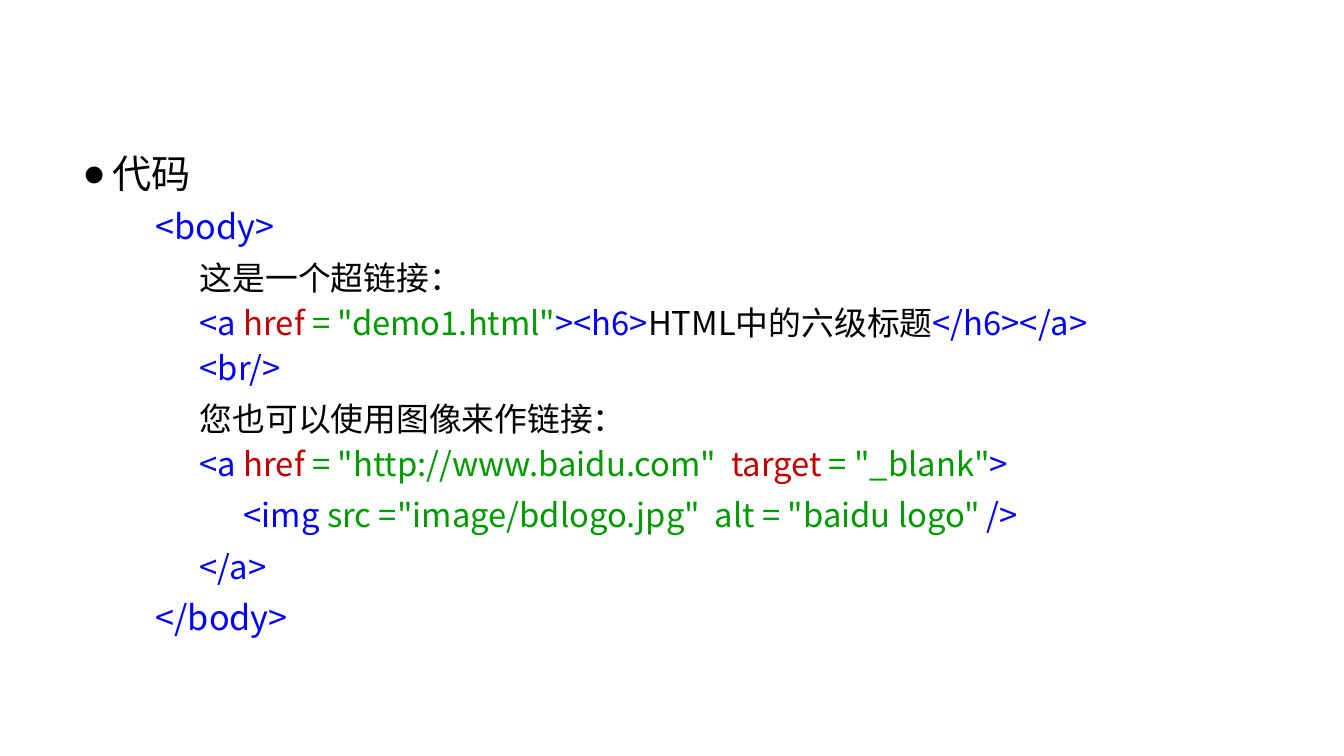
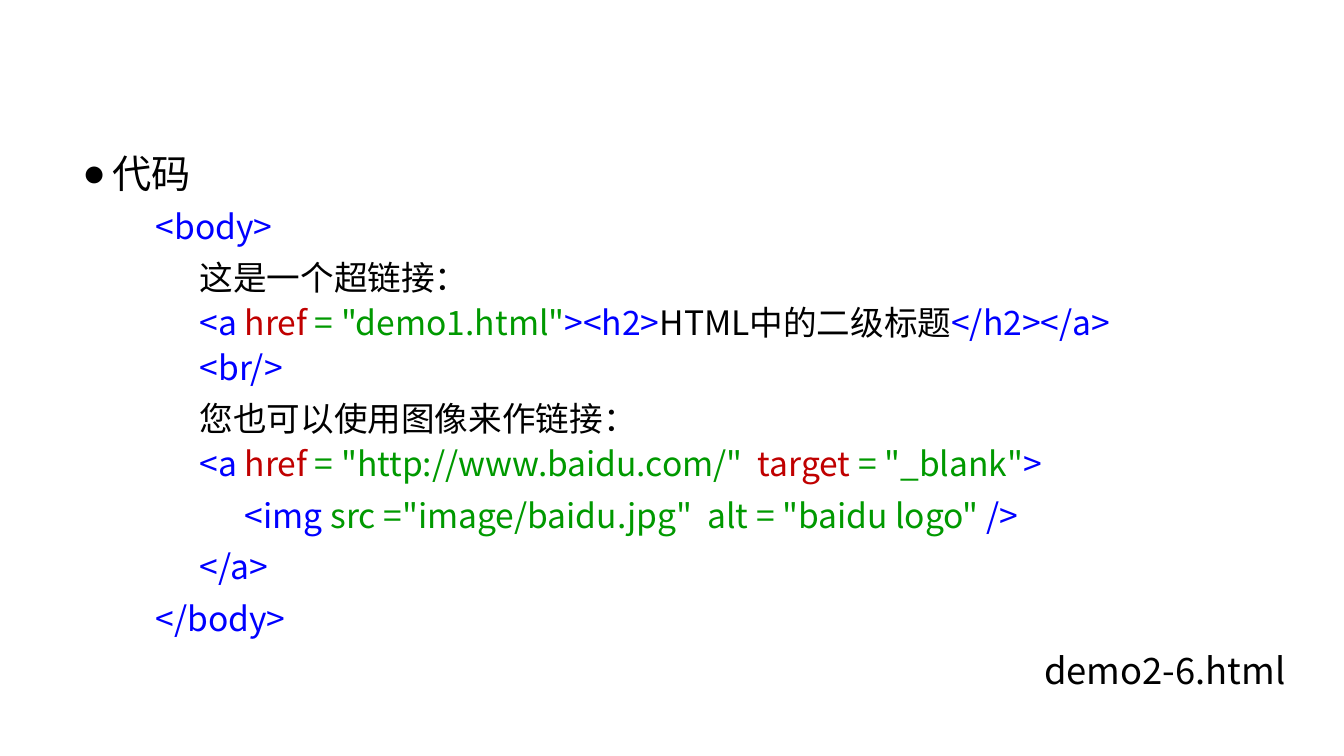
Before and after one commit to liujinmenghaoren/course-web1, a slide deck: slide 34 of materials/slides/ch02-htmlBasic1.pptx (slide 35 before the commit). Drawn at 1344x756 pixels with LibreOffice and Linux fonts; fonts in the diff are those of the drawing; background and template pictures are left out. Boxes give left, top, right and bottom in pixels: in the first picture for what was removed or moved away, otherwise in the second. Text is boxed around its words. In the diff, an @@ line names an element or a change of style, - is before the commit and + after.

```diff
--- a/materials/slides/ch02-htmlBasic1.pptx
+++ b/materials/slides/ch02-htmlBasic1.pptx
@@ text at <box>156,212,637,639</box>: size 24.4 to 24 pt in "<body>", "</body>"; size 23.4 to 24 pt in "这是一个超链接：", "<br/>", "您也可以使用图像来作链接：", "</a>" @@
@@ text at <box>200,306,1110,341</box>: text changed; size 23.4 to 24 pt @@
-  <a href = "demo1.html"><h6>HTML中的六级标题</h6></a>
+  <a href = "demo1.html"><h2>HTML中的二级标题</h2></a>
@@ text at <box>200,449,1042,537</box>: text changed; size 23.4 to 24 pt @@
-  <a href = "http://www.baidu.com" target = "_blank">
-  <img src ="image/bdlogo.jpg" alt = "baidu logo" />
+  <a href = "http://www.baidu.com/" target = "_blank">
+  <img src ="image/baidu.jpg" alt = "baidu logo" />
@@ text added at <box>1044,655,1286,685</box>, 26 pt, text #000000 @@
+demo2-6.html
```
Also in this commit, not shown: 30 other slides changed, 1 slide removed, 31 other files.
